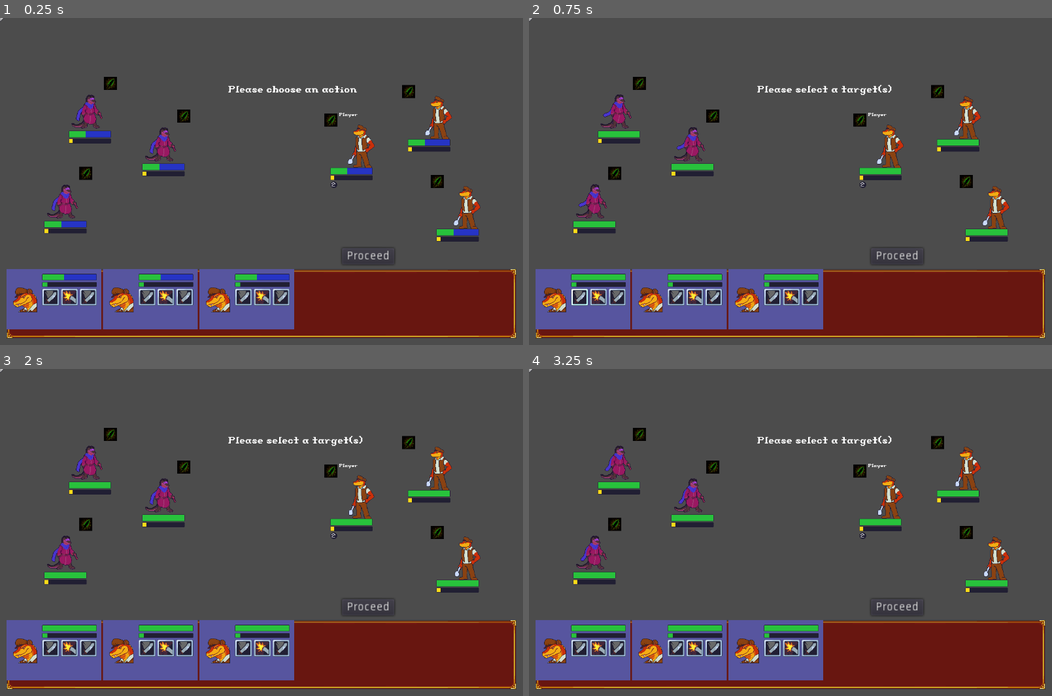
Above: before the commit, frames 1-4 (two rows, left to right).
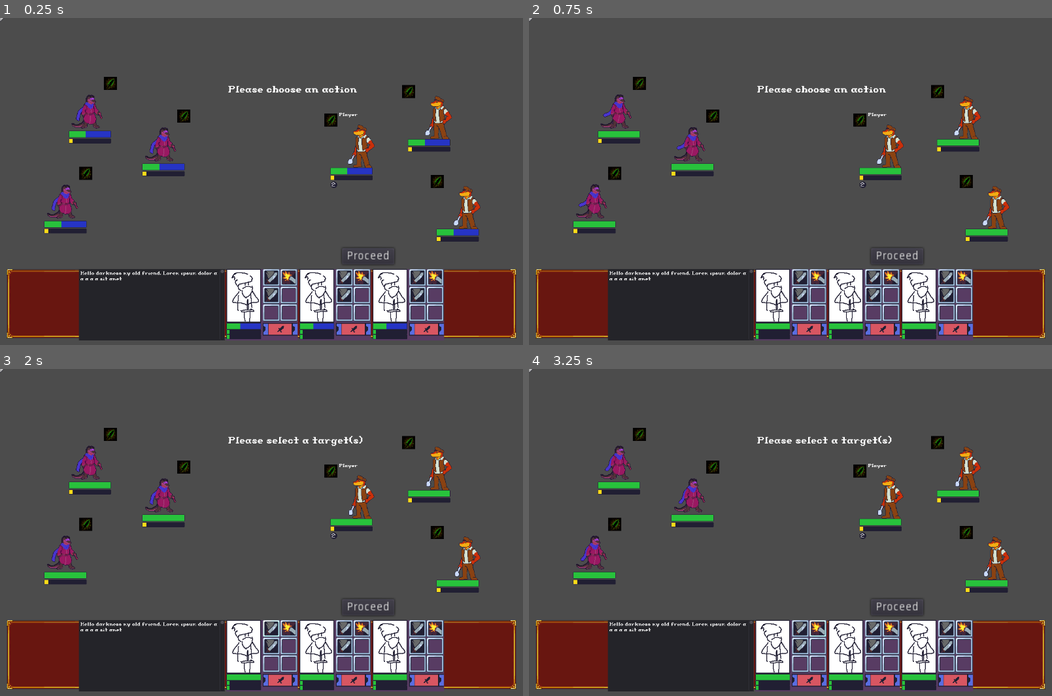
Above: after the commit, the same moments.

Repository: Introdile/SenRPG
Game: Godot game, scene res://Battle/Battle.tscn
Two runs of this game, one before a commit and one after it. Both use one fixed random seed, a clock stepped at 60 frames per second and the inputs below.
Inputs (mouse positions are in pixels of both pictures, inside the frame that each line leads up to):
- Up to frame 1 (0.25 s): no input
- Up to frame 2 (0.75 s): click (581, 295) at 0.52 s
- Up to frame 3 (2 s): click (271, 627) at 1.27 s
- Up to frame 4 (3.25 s): click (596, 646) at 2.02 s; click (816, 627) at 2.77 s

The runs differ from the first frame. In frame 1, 17% of the frame differs, in the area x 1-85%, y 76-99%; in frame 2, 17%, in the area x 1-85%, y 20-99%; in frame 3, 17%; in frame 4, 17%.

Commit message:
many changes
uhhh changed character ui, working on passive actions

Diff:
--- a/Battle/Battle.gd
+++ b/Battle/Battle.gd
@@ -15,7 +15,7 @@
 
 onready var battleFunc = preload("res://battleFunctions.gd")
 onready var stProcessor = preload("res://Battle/statusProcessor.gd")
-onready var charUI = preload("res://Battle/UI/characterUI.tscn")
+onready var charUI = preload("res://Battle/UI/characterUI_2.tscn")
 
 onready var ui = get_node("UI")
 onready var stateLabel = get_node("UI/stateLabel")
@@ -106,7 +106,7 @@
 			# CHOOSE THE FOE'S ACTION
 			for i in foes:
 				var foeTarget = battleFunc.getRandomBattler(ally)
-#				print("Foe has chosen target " + foeTarget.name)
+				print("Foe has chosen target " + foeTarget.name)
 				i.target.append(foeTarget)
 				i.action = Global_DatabaseReader.get_from_database(1,"ability")
 #				print("foe has selected action " + foes[0].action["name"])
@@ -124,7 +124,7 @@
 			if actionOrder.empty():
 				for i in battlers:
 					actionOrder.append(i)
-					print(i.name)
+#					print(i.name)
 				print(str(actionOrder.size()))
 
 			if !actionOrder.front().animating:
--- a/Battle/Battle.tscn
+++ b/Battle/Battle.tscn
@@ -1,17 +1,18 @@
-[gd_scene load_steps=7 format=2]
+[gd_scene load_steps=8 format=2]
 
 [ext_resource path="res://Battle/Battle.gd" type="Script" id=1]
 [ext_resource path="res://Assets/frame.png" type="Texture" id=2]
-[ext_resource path="res://Prefabs/fontILabel.tscn" type="PackedScene" id=3]
-[ext_resource path="res://Assets/Fonts/Introdile.ttf" type="DynamicFontData" id=4]
-[ext_resource path="res://Battle/UI/selectPip.tscn" type="PackedScene" id=5]
+[ext_resource path="res://Battle/UI/textBox.tscn" type="PackedScene" id=3]
+[ext_resource path="res://Prefabs/fontILabel.tscn" type="PackedScene" id=4]
+[ext_resource path="res://Assets/Fonts/Introdile.ttf" type="DynamicFontData" id=5]
+[ext_resource path="res://Battle/UI/selectPip.tscn" type="PackedScene" id=6]
 
 [sub_resource type="DynamicFont" id=1]
 
 size = 22
 use_mipmaps = false
 use_filter = false
-font_data = ExtResource( 4 )
+font_data = ExtResource( 5 )
 _sections_unfolded = [ "Extra Spacing", "Font", "Settings" ]
 
 [node name="Battle" type="Node"]
@@ -129,21 +130,28 @@
 
 [node name="characterUI" type="HBoxContainer" parent="UI/NPBack" index="0"]
 
-anchor_left = 0.0
+anchor_left = 0.5
 anchor_top = 0.0
-anchor_right = 0.0
+anchor_right = 0.5
 anchor_bottom = 0.0
-margin_right = 40.0
-margin_bottom = 40.0
+margin_left = -624.0
+margin_right = 624.0
 rect_pivot_offset = Vector2( 0, 0 )
 rect_clip_content = false
 mouse_filter = 1
 mouse_default_cursor_shape = 0
 size_flags_horizontal = 1
 size_flags_vertical = 1
-alignment = 0
+alignment = 1
+_sections_unfolded = [ "Anchor" ]
 
-[node name="stateLabel" parent="UI" index="2" instance=ExtResource( 3 )]
+[node name="textBox" parent="UI/NPBack/characterUI" index="0" instance=ExtResource( 3 )]
+
+margin_left = 445.0
+margin_right = 802.0
+margin_bottom = 160.0
+
+[node name="stateLabel" parent="UI" index="2" instance=ExtResource( 4 )]
 
 margin_left = 559.0
 margin_top = 162.0
--- a/Battle/UI/characterUI.gd
+++ b/Battle/UI/characterUI.gd
@@ -2,14 +2,37 @@
 
 var attachedChar
 
-onready var portrait = get_node("mainContainer/characterPortrait")
-onready var hpBar = get_node("mainContainer/infoContainer/hpBar")
-onready var adrBar = get_node("mainContainer/infoContainer/adrBar")
+onready var portrait = get_node("mainCont/left/portrait")
+onready var hpBar = get_node("mainCont/left/hpBar")
+onready var adrBar = get_node("mainCont/left/adrBar")
 
-onready var abilityGrid = get_node("mainContainer/infoContainer/abilityContainer")
+onready var abilityGrid = get_node("mainCont/right/skillGrid")
+onready var passiveAct = get_node("mainCont/right/passiveAction")
+
+onready var passiveActionSide = []
+onready var passiveActionMain = get_node("mainCont/right/passiveAction/passiveMain")
+
+## passive actions
+var passiveAction = "ATTACK"
+
+onready var pA_attack_left = preload("res://Assets/UI/passive_action_attack_side_temp.png")
+onready var pA_attack_right = preload("res://Assets/UI/passive_action_attack_right_temp.png")
+
+onready var pA_defend_left = preload("res://Assets/UI/passive_action_defend_side_temp.png")
+onready var pA_defend_right = preload("res://Assets/UI/passive_action_defend_right_temp.png")
+
+onready var pA_defend_main = preload("res://Assets/UI/passive_action_defend_temp.png")
+onready var pA_attack_main = preload("res://Assets/UI/passive_action_attack_temp.png")
+
+
 onready var abilityButton = preload("res://Battle/UI/uiAbilityButton.tscn")
 
+
+
 func _ready():
+	passiveActionSide.append(get_node("mainCont/right/passiveAction/passiveRight"))
+	passiveActionSide.append(get_node("mainCont/right/passiveAction/passiveLeft"))
+
 	hpBar.addAmount(1000)
 	if attachedChar == null:
 		print("I don't have any character attached!")
@@ -18,7 +41,7 @@
 	update_abilities(attachedChar.character.ability_list)
 	attachedChar.character.connect("hp_changed",self,"updateHP")
 
-	update_icon(null)
+	#update_icon(null)
 
 func update_icon(icon,id=0,gsz=64,noc=4):
 	# icon takes a texture
@@ -40,16 +63,31 @@
 
 func update_abilities(ability_list):
 	var n = 0
-	for i in ability_list:
-		if n < 6:
+	for i in abilityGrid.get_children():
+		i.queue_free()
+
+	for i in range(6):
+		if i < ability_list.size():
 			var nab = abilityButton.instance()
-			nab.attach_ability(i)
+			nab.attach_ability(ability_list[i])
 			nab.uiParent = self
 			if !nab.is_connected("ability_pressed",get_parent().get_parent().get_parent().get_parent(),"_on_ability_chosen"):
 				nab.connect("ability_pressed",get_parent().get_parent().get_parent().get_parent(),"_on_ability_chosen")
 			abilityGrid.add_child(nab)
-			n += 1
-		else: pass
+		else:
+			var nab = abilityButton.instance()
+			nab.uiParent = self
+			abilityGrid.add_child(nab)
+#	for i in ability_list:
+#		if n < 6:
+#			var nab = abilityButton.instance()
+#			nab.attach_ability(i)
+#			nab.uiParent = self
+#			if !nab.is_connected("ability_pressed",get_parent().get_parent().get_parent().get_parent(),"_on_ability_chosen"):
+#				nab.connect("ability_pressed",get_parent().get_parent().get_parent().get_parent(),"_on_ability_chosen")
+#			abilityGrid.add_child(nab)
+#			n += 1
+#		else: pass
 
 func updateHP(amount,uod):
 	# amount should be the raw amount of hp lost/gained
@@ -77,3 +115,17 @@
 #			change = (change / max_hp) * 100
 #			hpBar.addAmount(change)
 #			createDamageLabel(hp - last_hp)
+
+func _on_passiveSide_pressed():
+	match passiveAction:
+		"ATTACK":
+			passiveAction = "DEFEND"
+			passiveActionSide[0].texture_normal = pA_attack_right
+			passiveActionSide[1].texture_normal = pA_attack_left
+			passiveActionMain.texture_normal = pA_defend_main
+		"DEFEND":
+			passiveAction = "ATTACK"
+			passiveActionSide[0].texture_normal = pA_defend_right
+			passiveActionSide[1].texture_normal = pA_defend_left
+			passiveActionMain.texture_normal = pA_attack_main
+	pass # replace with function body
--- /dev/null
+++ b/Battle/UI/characterUI_2.tscn
@@ -0,0 +1,248 @@
+[gd_scene load_steps=7 format=2]
+
+[ext_resource path="res://Battle/UI/characterUI.gd" type="Script" id=1]
+[ext_resource path="res://Assets/Portraits/tall_port_test.png" type="Texture" id=2]
+[ext_resource path="res://Prefabs/progressBar.tscn" type="PackedScene" id=3]
+[ext_resource path="res://Assets/UI/passive_action_defend_side_temp.png" type="Texture" id=4]
+[ext_resource path="res://Assets/UI/passive_action_attack_temp.png" type="Texture" id=5]
+
+[sub_resource type="StyleBoxFlat" id=1]
+
+content_margin_left = -1.0
+content_margin_right = -1.0
+content_margin_top = -1.0
+content_margin_bottom = -1.0
+bg_color = Color( 0.346518, 0.238037, 0.390625, 1 )
+draw_center = true
+border_width_left = 0
+border_width_top = 0
+border_width_right = 0
+border_width_bottom = 0
+border_color = Color( 0.8, 0.8, 0.8, 1 )
+border_blend = false
+corner_radius_top_left = 0
+corner_radius_top_right = 0
+corner_radius_bottom_right = 0
+corner_radius_bottom_left = 0
+corner_detail = 8
+expand_margin_left = 0.0
+expand_margin_right = 0.0
+expand_margin_top = 0.0
+expand_margin_bottom = 0.0
+shadow_color = Color( 0, 0, 0, 0.6 )
+shadow_size = 0
+anti_aliasing = true
+anti_aliasing_size = 1
+
+[node name="characterUI" type="Panel" index="0"]
+
+anchor_left = 0.0
+anchor_top = 0.0
+anchor_right = 0.0
+anchor_bottom = 0.0
+margin_right = 175.0
+margin_bottom = 173.0
+rect_min_size = Vector2( 175, 175 )
+rect_pivot_offset = Vector2( 0, 0 )
+rect_clip_content = false
+mouse_filter = 0
+mouse_default_cursor_shape = 0
+size_flags_horizontal = 1
+size_flags_vertical = 1
+custom_styles/panel = SubResource( 1 )
+script = ExtResource( 1 )
+_sections_unfolded = [ "Rect", "custom_styles" ]
+
+[node name="mainCont" type="HBoxContainer" parent="." index="0"]
+
+anchor_left = 0.0
+anchor_top = 0.0
+anchor_right = 1.0
+anchor_bottom = 1.0
+rect_pivot_offset = Vector2( 0, 0 )
+rect_clip_content = false
+mouse_filter = 1
+mouse_default_cursor_shape = 0
+size_flags_horizontal = 1
+size_flags_vertical = 1
+alignment = 0
+
+[node name="left" type="VBoxContainer" parent="mainCont" index="0"]
+
+anchor_left = 0.0
+anchor_top = 0.0
+anchor_right = 0.0
+anchor_bottom = 0.0
+margin_right = 85.0
+margin_bottom = 175.0
+rect_pivot_offset = Vector2( 0, 0 )
+rect_clip_content = false
+mouse_filter = 1
+mouse_default_cursor_shape = 0
+size_flags_horizontal = 1
+size_flags_vertical = 1
+custom_constants/separation = 0
+alignment = 0
+_sections_unfolded = [ "custom_constants" ]
+
+[node name="portrait" type="TextureRect" parent="mainCont/left" index="0"]
+
+anchor_left = 0.0
+anchor_top = 0.0
+anchor_right = 0.0
+anchor_bottom = 0.0
+margin_right = 85.0
+margin_bottom = 132.0
+rect_pivot_offset = Vector2( 0, 0 )
+rect_clip_content = false
+mouse_filter = 1
+mouse_default_cursor_shape = 0
+size_flags_horizontal = 1
+size_flags_vertical = 1
+texture = ExtResource( 2 )
+stretch_mode = 0
+
+[node name="hpBar" parent="mainCont/left" index="1" instance=ExtResource( 3 )]
+
+margin_top = 132.0
+margin_right = 85.0
+margin_bottom = 148.0
+rect_min_size = Vector2( 85, 16 )
+
+[node name="enBar" parent="mainCont/left" index="2" instance=ExtResource( 3 )]
+
+margin_top = 148.0
+margin_right = 85.0
+margin_bottom = 160.0
+
+[node name="adrBar" parent="mainCont/left" index="3" instance=ExtResource( 3 )]
+
+margin_top = 160.0
+margin_right = 85.0
+margin_bottom = 172.0
+
+[node name="right" type="VBoxContainer" parent="mainCont" index="1"]
+
+anchor_left = 0.0
+anchor_top = 0.0
+anchor_right = 0.0
+anchor_bottom = 0.0
+margin_left = 89.0
+margin_right = 174.0
+margin_bottom = 175.0
+rect_pivot_offset = Vector2( 0, 0 )
+rect_clip_content = false
+mouse_filter = 1
+mouse_default_cursor_shape = 0
+size_flags_horizontal = 1
+size_flags_vertical = 1
+alignment = 0
+
+[node name="skillGrid" type="GridContainer" parent="mainCont/right" index="0"]
+
+anchor_left = 0.0
+anchor_top = 0.0
+anchor_right = 0.0
+anchor_bottom = 0.0
+margin_right = 85.0
+rect_pivot_offset = Vector2( 0, 0 )
+rect_clip_content = false
+mouse_filter = 1
+mouse_default_cursor_shape = 0
+size_flags_horizontal = 1
+size_flags_vertical = 1
+custom_constants/vseparation = 1
+custom_constants/hseparation = 1
+columns = 2
+_sections_unfolded = [ "Margin", "Rect", "custom_constants" ]
+
+[node name="passiveAction" type="HBoxContainer" parent="mainCont/right" index="1"]
+
+anchor_left = 0.0
+anchor_top = 0.0
+anchor_right = 0.0
+anchor_bottom = 0.0
+margin_top = 4.0
+margin_right = 85.0
+margin_bottom = 35.0
+rect_pivot_offset = Vector2( 0, 0 )
+rect_clip_content = false
+mouse_filter = 1
+mouse_default_cursor_shape = 0
+size_flags_horizontal = 1
+size_flags_vertical = 1
+custom_constants/separation = 0
+alignment = 0
+_sections_unfolded = [ "custom_constants" ]
+
+[node name="passiveLeft" type="TextureButton" parent="mainCont/right/passiveAction" index="0"]
+
+anchor_left = 0.0
+anchor_top = 0.0
+anchor_right = 0.0
+anchor_bottom = 0.0
+margin_right = 13.0
+margin_bottom = 31.0
+rect_pivot_offset = Vector2( 0, 0 )
+rect_clip_content = false
+focus_mode = 2
+mouse_filter = 0
+mouse_default_cursor_shape = 0
+size_flags_horizontal = 1
+size_flags_vertical = 1
+toggle_mode = false
+enabled_focus_mode = 2
+shortcut = null
+group = null
+texture_normal = ExtResource( 4 )
+_sections_unfolded = [ "Textures" ]
+
+[node name="passiveMain" type="TextureButton" parent="mainCont/right/passiveAction" index="1"]
+
+anchor_left = 0.0
+anchor_top = 0.0
+anchor_right = 0.0
+anchor_bottom = 0.0
+margin_left = 13.0
+margin_right = 72.0
+margin_bottom = 31.0
+rect_pivot_offset = Vector2( 0, 0 )
+rect_clip_content = false
+focus_mode = 2
+mouse_filter = 0
+mouse_default_cursor_shape = 0
+size_flags_horizontal = 1
+size_flags_vertical = 1
+toggle_mode = false
+enabled_focus_mode = 2
+shortcut = null
+group = null
+texture_normal = ExtResource( 5 )
+_sections_unfolded = [ "Textures" ]
+
+[node name="passiveRight" type="TextureButton" parent="mainCont/right/passiveAction" index="2"]
+
+anchor_left = 0.0
+anchor_top = 0.0
+anchor_right = 0.0
+anchor_bottom = 0.0
+margin_left = 72.0
+margin_right = 85.0
+margin_bottom = 31.0
+rect_pivot_offset = Vector2( 0, 0 )
+rect_clip_content = false
+focus_mode = 2
+mouse_filter = 0
+mouse_default_cursor_shape = 0
+size_flags_horizontal = 1
+size_flags_vertical = 1
+toggle_mode = false
+enabled_focus_mode = 2
+shortcut = null
+group = null
+texture_normal = ExtResource( 4 )
+_sections_unfolded = [ "Rect", "Textures" ]
+
+[connection signal="pressed" from="mainCont/right/passiveAction/passiveLeft" to="." method="_on_passiveSide_pressed"]
+
+[connection signal="pressed" from="mainCont/right/passiveAction/passiveRight" to="." method="_on_passiveSide_pressed"]
--- /dev/null
+++ b/Battle/UI/textBox.tscn
@@ -0,0 +1,80 @@
+[gd_scene load_steps=3 format=2]
+
+[ext_resource path="res://Assets/Fonts/Introdile.ttf" type="DynamicFontData" id=1]
+
+[sub_resource type="DynamicFont" id=1]
+
+size = 11
+use_mipmaps = false
+use_filter = false
+font_data = ExtResource( 1 )
+_sections_unfolded = [ "Font", "Settings" ]
+
+[node name="textBox" type="Panel"]
+
+anchor_left = 0.0
+anchor_top = 0.0
+anchor_right = 0.0
+anchor_bottom = 0.0
+margin_right = 40.0
+margin_bottom = 40.0
+rect_min_size = Vector2( 357, 160 )
+rect_pivot_offset = Vector2( 0, 0 )
+rect_clip_content = false
+mouse_filter = 0
+mouse_default_cursor_shape = 0
+size_flags_horizontal = 1
+size_flags_vertical = 1
+_sections_unfolded = [ "Rect" ]
+
+[node name="text" type="RichTextLabel" parent="." index="0"]
+
+anchor_left = 0.0
+anchor_top = 0.0
+anchor_right = 1.0
+anchor_bottom = 1.0
+margin_left = 4.0
+margin_top = 4.0
+margin_right = -4.0
+margin_bottom = -4.0
+rect_pivot_offset = Vector2( 0, 0 )
+rect_clip_content = true
+mouse_filter = 0
+mouse_default_cursor_shape = 0
+size_flags_horizontal = 1
+size_flags_vertical = 1
+custom_fonts/normal_font = SubResource( 1 )
+bbcode_enabled = true
+bbcode_text = "Hello darkness my old friend. Lorem ipsum dolor a a a a a sit amet"
+visible_characters = -1
+percent_visible = 1.0
+meta_underlined = true
+tab_size = 4
+text = "Hello darkness my old friend. Lorem ipsum dolor a a a a a sit amet"
+scroll_active = true
+scroll_following = true
+selection_enabled = false
+override_selected_font_color = false
+_sections_unfolded = [ "Anchor", "BBCode", "Margin", "custom_fonts" ]
+
+[node name="VScrollBar" type="VScrollBar" parent="." index="1"]
+
+anchor_left = 1.0
+anchor_top = 0.0
+anchor_right = 1.0
+anchor_bottom = 1.0
+margin_left = -12.0
+rect_pivot_offset = Vector2( 0, 0 )
+rect_clip_content = false
+mouse_filter = 0
+mouse_default_cursor_shape = 0
+size_flags_horizontal = 0
+size_flags_vertical = 1
+min_value = 0.0
+max_value = 100.0
+step = 0.0
+page = 0.0
+value = 0.0
+exp_edit = false
+rounded = false
+custom_step = -1.0
--- a/Battle/UI/uiAbilityButton.tscn
+++ b/Battle/UI/uiAbilityButton.tscn
@@ -52,11 +52,12 @@
 margin_bottom = 37.0
 rect_pivot_offset = Vector2( 0, 0 )
 rect_clip_content = false
-mouse_filter = 1
+mouse_filter = 2
 mouse_default_cursor_shape = 0
 size_flags_horizontal = 1
 size_flags_vertical = 1
 texture = SubResource( 1 )
 stretch_mode = 0
+_sections_unfolded = [ "Mouse" ]
 
 [connection signal="pressed" from="." to="." method="_on_uiAbilityButton_pressed"]
--- a/battleFunctions.gd
+++ b/battleFunctions.gd
@@ -50,6 +50,8 @@
 	# form the percentage of each battler getting hit, based on hostility
 	# percent hostility is the current selected battlers hostility over the party's total hostility times 100
 	# randomly generate one of them
+	var selected
+
 	var randNum = randi() % 100
 #	print(randNum)
 
@@ -63,5 +65,10 @@
 		newRange = float(i.hostility) / hostSum * 100 + lastValue
 
 		if randNum > lastValue and randNum < newRange:
-			return i
+			selected = i
 		lastValue = newRange
+
+	if selected == null:
+		selected = blist[0]
+
+	return selected
--- a/uiAbilityButton.gd
+++ b/uiAbilityButton.gd
@@ -13,7 +13,7 @@
 	$uiAbilityIcon.texture = $uiAbilityIcon.texture.duplicate()
 	if attachedAbility.has("icon"):
 		update_icon(attachedAbility["icon"])
-	else: self.queue_free()
+	else: ab_icon.queue_free()#self.queue_free()
 
 func attach_ability(newAbility):
 	attachedAbility = newAbility
@@ -31,4 +31,5 @@
 	texture_click_mask = newBitmap
 
 func _on_uiAbilityButton_pressed():
-	emit_signal("ability_pressed",attachedAbility,uiParent.attachedChar)
+	if attachedAbility != null:
+		emit_signal("ability_pressed",attachedAbility,uiParent.attachedChar)
Binary file added: Assets/Portraits/tall_port_test.aseprite
Binary file added: Assets/Portraits/tall_port_test.png
Not shown, added: Assets/Portraits/tall_port_test.png.import
Binary file added: Assets/Portraits/temp_passive_action.aseprite
Binary file added: Assets/Portraits/temp_passive_action.png
Not shown, added: Assets/Portraits/temp_passive_action.png.import
Binary file added: Assets/UI/passive_action_attack_right_temp.png
Not shown, added: Assets/UI/passive_action_attack_right_temp.png.import
Binary file added: Assets/UI/passive_action_attack_side_temp.png
Not shown, added: Assets/UI/passive_action_attack_side_temp.png.import
Binary file added: Assets/UI/passive_action_attack_temp.png
Not shown, added: Assets/UI/passive_action_attack_temp.png.import
(and 8 more such lines)
